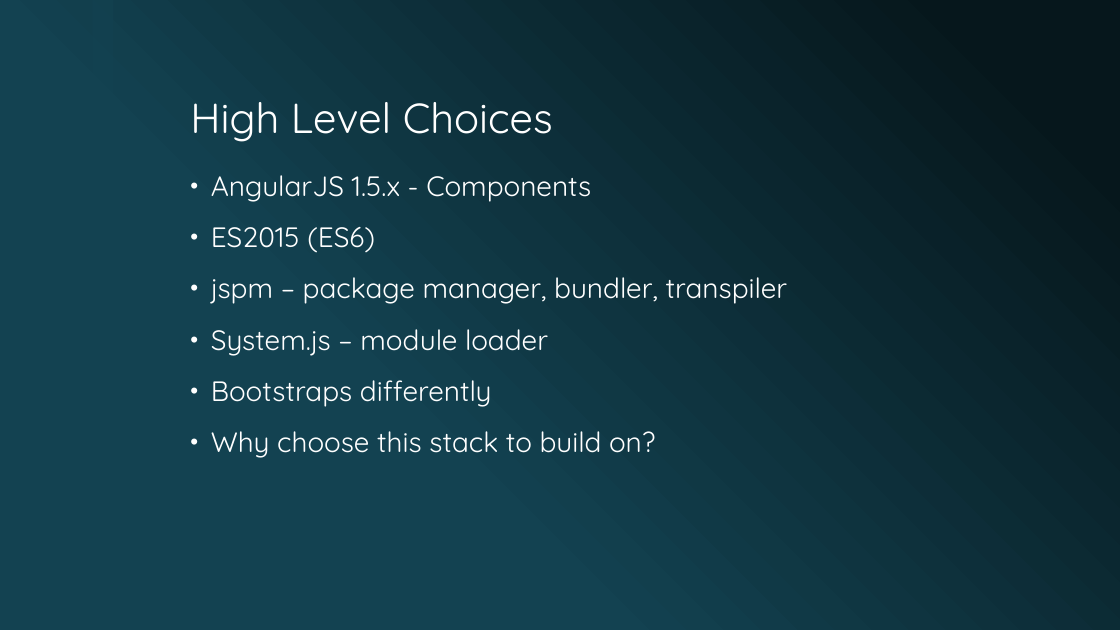
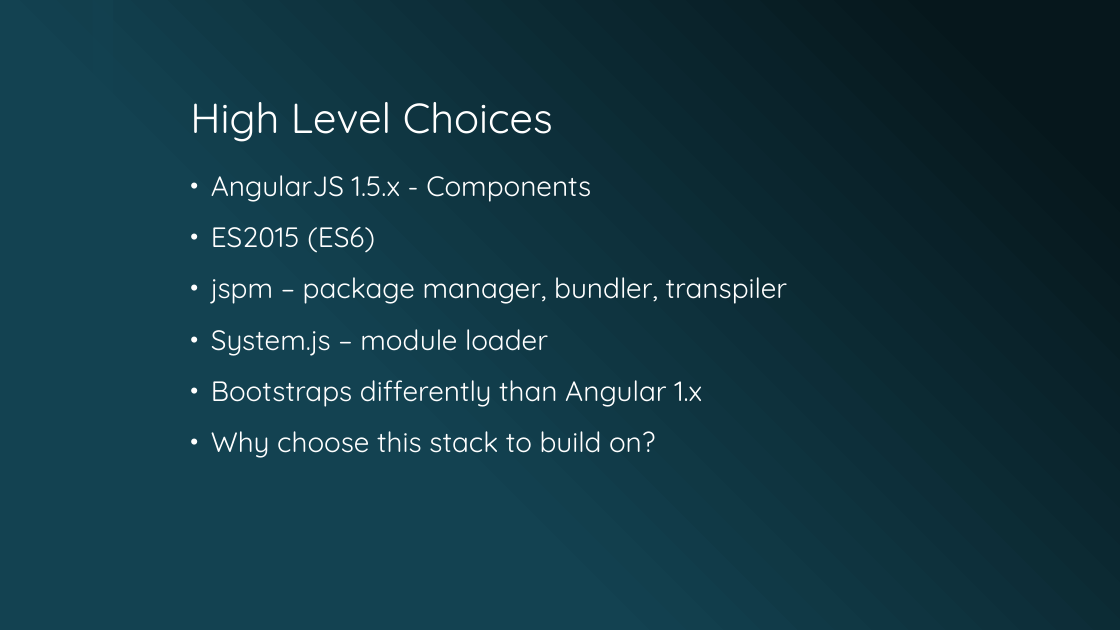
Before and after one commit to lukekedz/ReviewPresentation, a slide deck: slide 5 of Deck/Testable ES2015 AngularJS 1.5.x Component-based Applications.pptx. Drawn at 1120x630 pixels with LibreOffice and Linux fonts; fonts in the diff are those of the drawing; background and template pictures are left out. Boxes give left, top, right and bottom in pixels: in the first picture for what was removed or moved away, otherwise in the second. Text is boxed around its words. In the diff, an @@ line names an element or a change of style, - is before the commit and + after.

```diff
--- a/Deck/Testable ES2015 AngularJS 1.5.x Component-based Applications.pptx
+++ b/Deck/Testable ES2015 AngularJS 1.5.x Component-based Applications.pptx
@@ text at (211,380,702,407): text changed @@
-• Bootstraps differently
+• Bootstraps differently than Angular 1.x
```
Also in this commit, not shown: 1 other slide changed, 3 other files.
